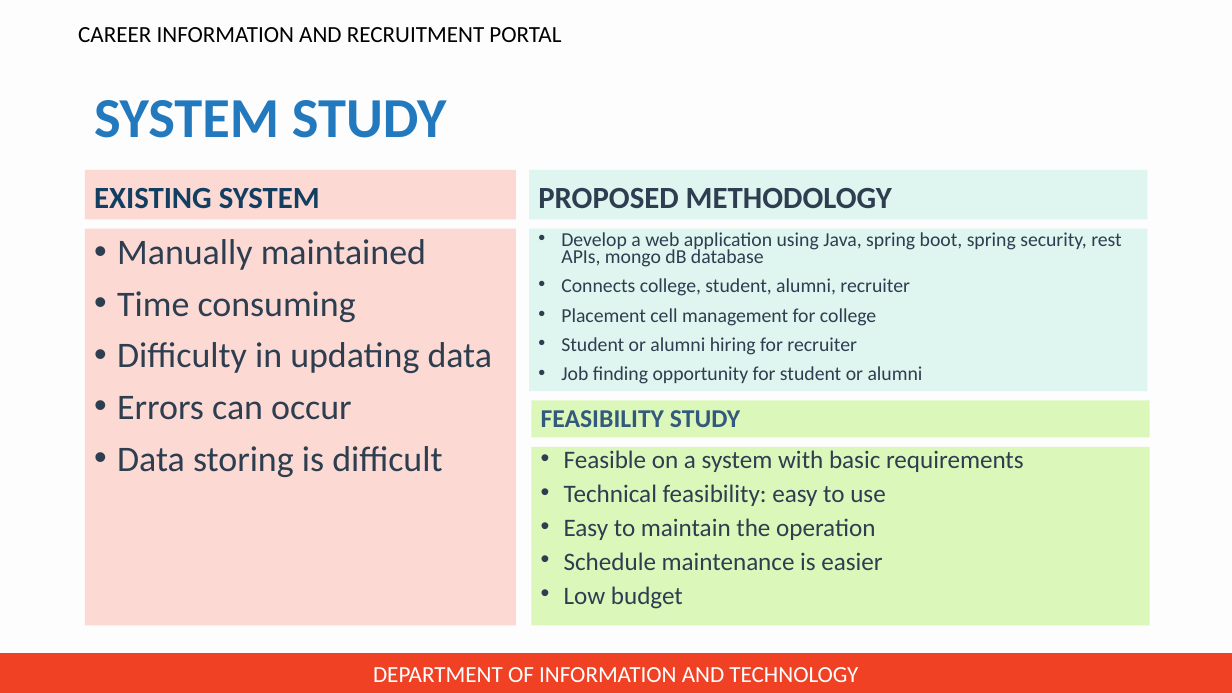
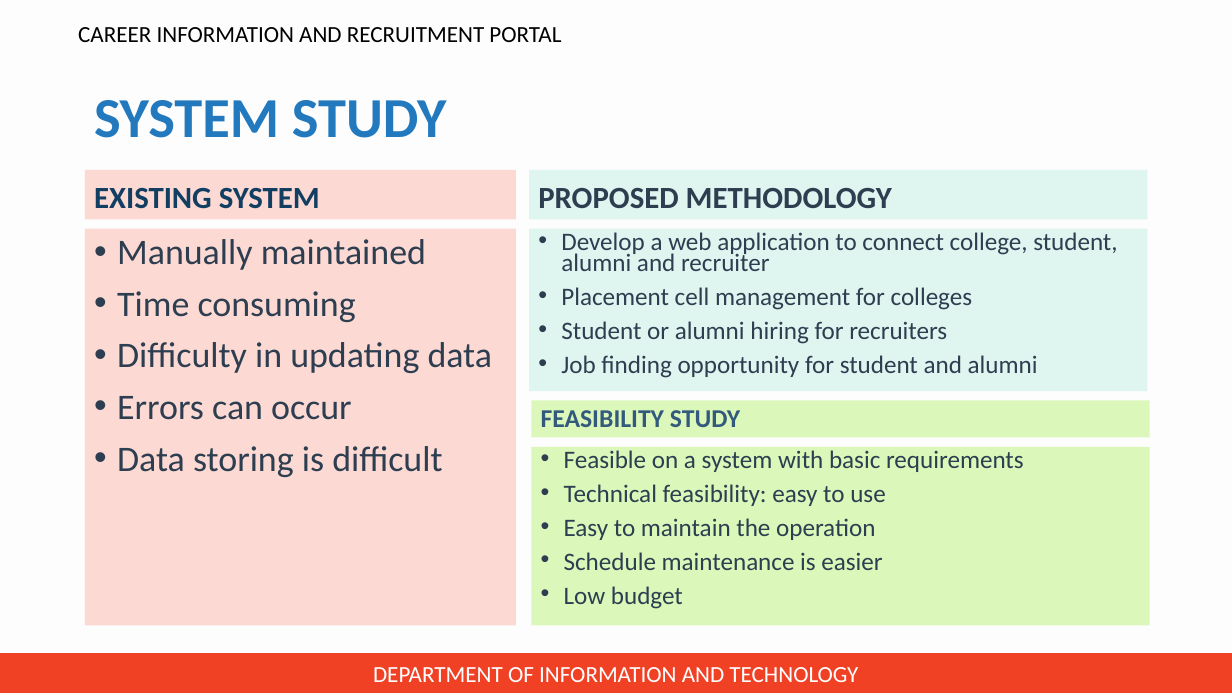
Before and after one commit to jincy-p-janardhanan/Career-Information-and-Recruitment-Portal, a slide deck: slide 6 of Presentation for zeroth review/PPT for zeroth review.pptx. Drawn at 1232x693 pixels with LibreOffice and Linux fonts; fonts in the diff are those of the drawing; background and template pictures are left out. Boxes give left, top, right and bottom in pixels: in the first picture for what was removed or moved away, otherwise in the second. Text is boxed around its words. In the diff, an @@ line names an element or a change of style, - is before the commit and + after.

```diff
--- a/Presentation for zeroth review/PPT for zeroth review.pptx
+++ b/Presentation for zeroth review/PPT for zeroth review.pptx
@@ text at bbox=[561, 232, 1117, 378]: text changed; size 15.4 to 19.6 pt @@
-• Develop a web application using Java, spring boot, spring security, rest APIs, mongo dB database
-• Connects college, student, alumni, recruiter
-• Placement cell management for college
-• Student or alumni hiring for recruiter
-• Job finding opportunity for student or alumni
+• Develop a web application to connect college, student, alumni and recruiter
+• Placement cell management for colleges
+• Student or alumni hiring for recruiters
+• Job finding opportunity for student and alumni
```
Also in this commit, not shown: 4 other slides changed, 29 slides added, 2 slides removed.
